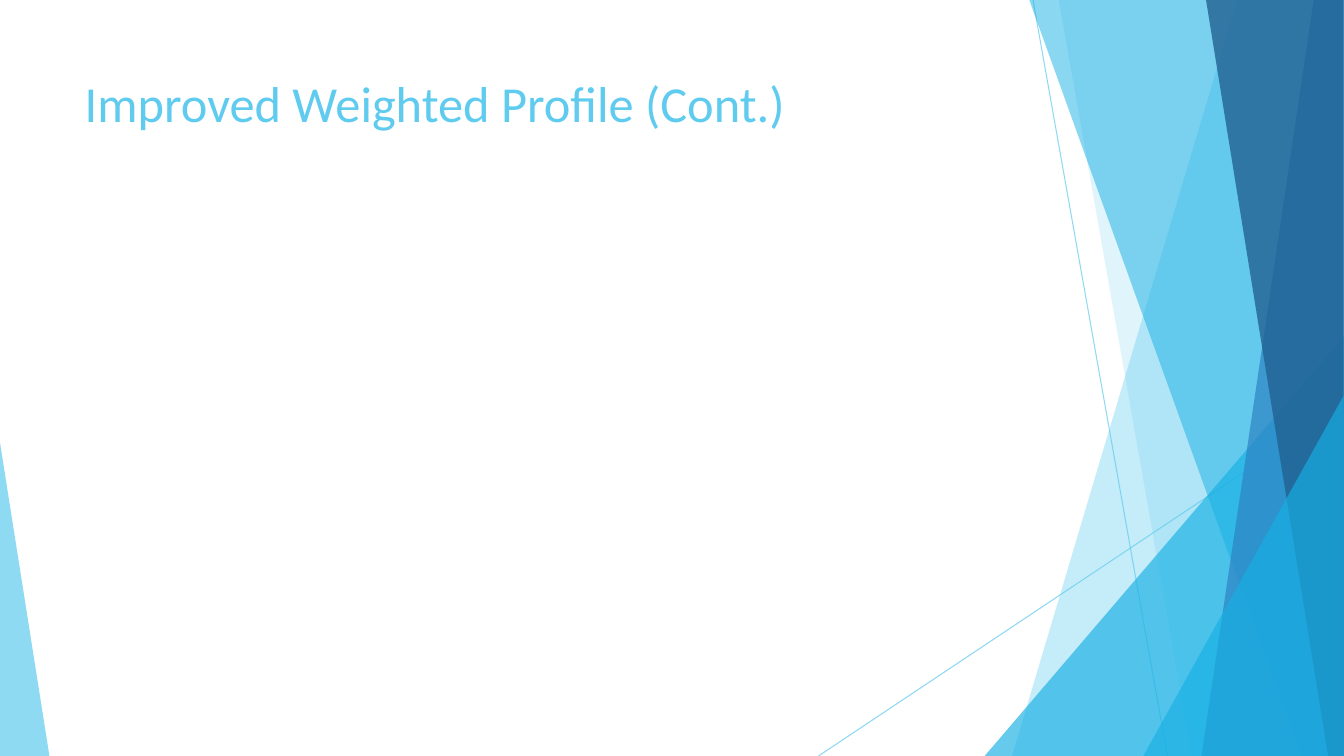
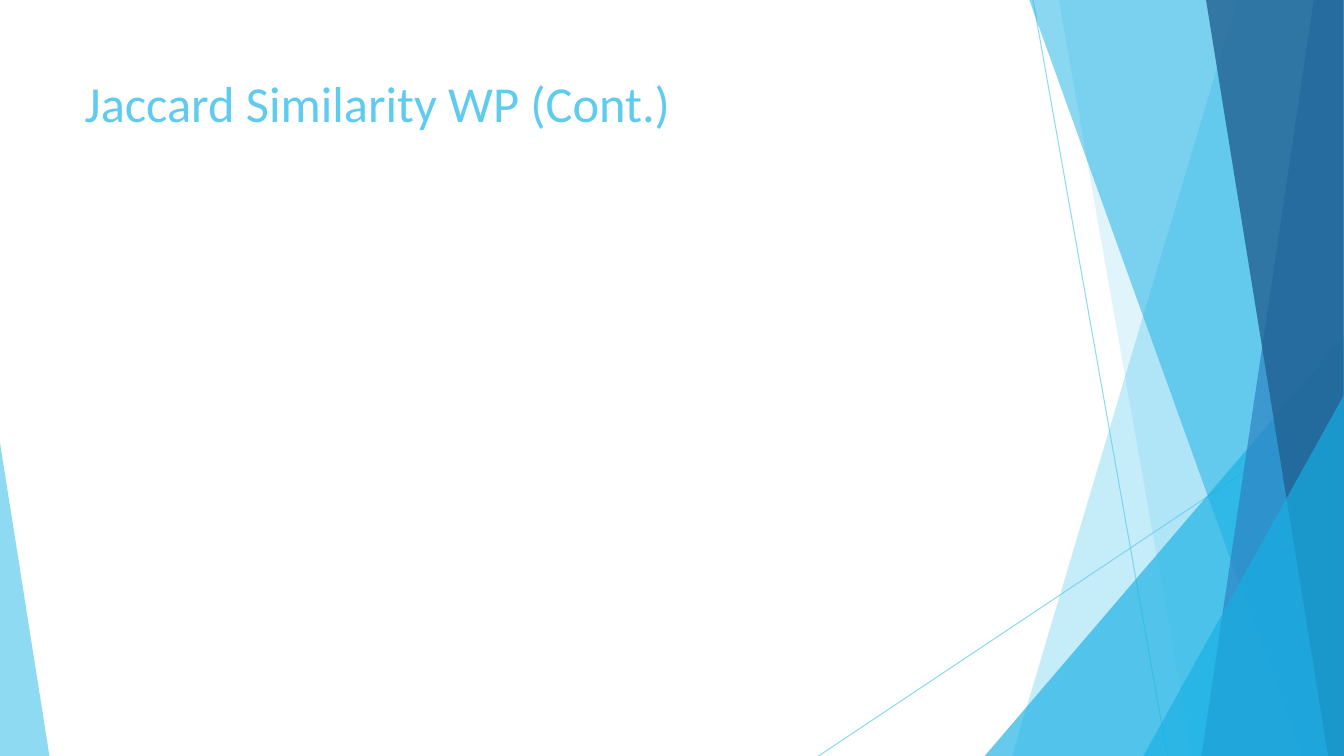
Before and after one commit to AbdullahAlZoabi/Drug-Target-Interaction-Prediction, a slide deck: slide 37 of Presentation/Drug-Target Interaction Prediction.pptx. Drawn at 1344x756 pixels with LibreOffice and Linux fonts; fonts in the diff are those of the drawing; grey boxes stand for pictures. Boxes give left, top, right and bottom in pixels: in the first picture for what was removed or moved away, otherwise in the second. Text is boxed around its words. In the diff, an @@ line names an element or a change of style, - is before the commit and + after.

```diff
--- a/Presentation/Drug-Target Interaction Prediction.pptx
+++ b/Presentation/Drug-Target Interaction Prediction.pptx
@@ title at <box>85,85,670,130</box>: text changed @@
-Improved Weighted Profile (Cont.)
+Jaccard Similarity WP (Cont.)
```
Also in this commit, not shown: 2 other slides changed.
